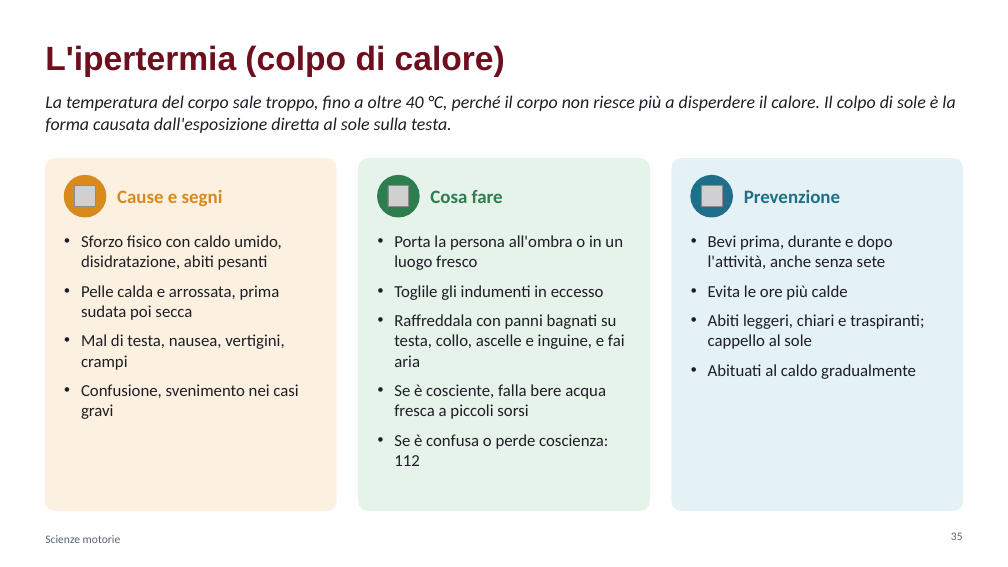
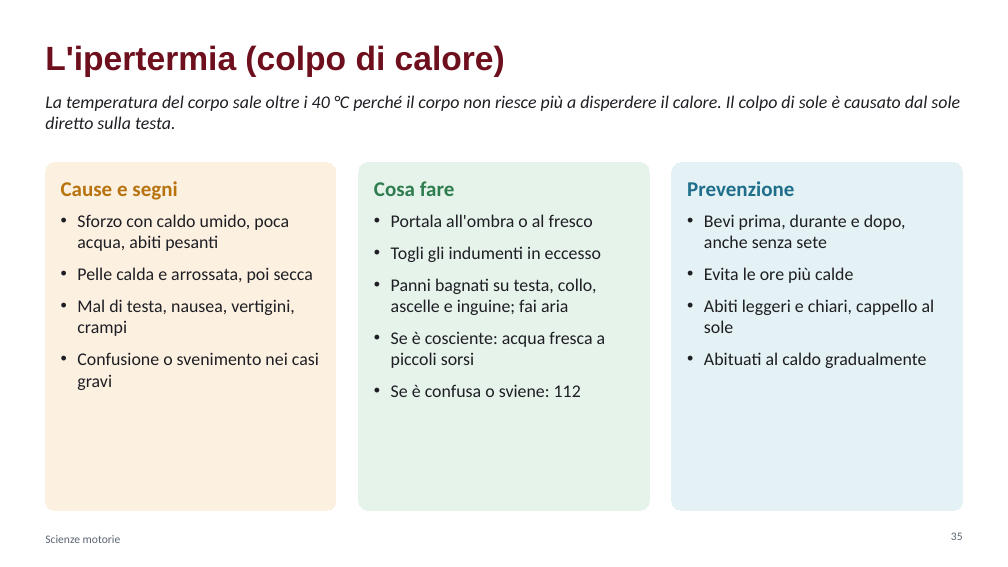
Before and after one commit to krazerrino/ginnastica, a slide deck: slide 35 of Cuore_respiro_e_primo_soccorso.pptx. Drawn at 1008x567 pixels with LibreOffice and Linux fonts; fonts in the diff are those of the drawing; grey boxes stand for pictures. Boxes give left, top, right and bottom in pixels: in the first picture for what was removed or moved away, otherwise in the second. Text is boxed around its words. In the diff, an @@ line names an element or a change of style, - is before the commit and + after.

```diff
--- a/Cuore_respiro_e_primo_soccorso.pptx
+++ b/Cuore_respiro_e_primo_soccorso.pptx
@@ text at (45, 95, 960, 129): text changed @@
-La temperatura del corpo sale troppo, fino a oltre 40 °C, perché il corpo non riesce più a disperdere il calore. Il colpo di sole è la forma causata dall'esposizione diretta al sole sulla testa.
+La temperatura del corpo sale oltre i 40 °C perché il corpo non riesce più a disperdere il calore. Il colpo di sole è causato dal sole diretto sulla testa.
@@ rounded rectangle "Cause e segni": place and size @@
-rounded rectangle "Cause e segni" at (45, 159, 336, 510)
+rounded rectangle "Cause e segni" at (45, 163, 336, 510)
@@ rounded rectangle "Cause e segni" at (45, 163, 336, 510): outline #FCF1E1 1 pt to #FCF1E1 0.75 pt @@
@@ ellipse removed at (64, 175, 106, 217) @@
@@ rounded rectangle "Cosa fare": place and size @@
-rounded rectangle "Cosa fare" at (394, 235, 625, 466)
+rounded rectangle "Cosa fare" at (358, 163, 649, 510)
@@ rounded rectangle "Cosa fare" at (358, 163, 649, 510): fill none to #E6F3EB; outline none to #E6F3EB 0.75 pt @@
@@ rounded rectangle removed at (358, 159, 649, 510) @@
@@ ellipse removed at (377, 175, 419, 217) @@
@@ rounded rectangle "Prevenzione": place and size @@
-rounded rectangle "Prevenzione" at (708, 235, 924, 379)
+rounded rectangle "Prevenzione" at (672, 163, 963, 510)
@@ rounded rectangle "Prevenzione" at (672, 163, 963, 510): fill none to #E4F1F5; outline none to #E4F1F5 0.75 pt @@
@@ rounded rectangle removed at (672, 159, 963, 510) @@
@@ ellipse removed at (691, 175, 733, 217) @@
@@ text in rounded rectangle at (61, 181, 319, 390): text added @@
+Cause e segni
+• Sforzo con caldo umido, poca acqua, abiti pesanti
+• Pelle calda e arrossata, poi secca
+• Mal di testa, nausea, vertigini, crampi
+• Confusione o svenimento nei casi gravi
@@ picture removed at (75, 186, 96, 207) @@
@@ text removed at (117, 190, 223, 206) @@
-Cause e segni
@@ text in rounded rectangle at (374, 181, 606, 397): text changed; size 16 to 17 pt @@
-• Porta la persona all'ombra o in un luogo fresco
-• Toglile gli indumenti in eccesso
-• Raffreddala con panni bagnati su testa, collo, ascelle e inguine, e fai aria
-• Se è cosciente, falla bere acqua fresca a piccoli sorsi
-• Se è confusa o perde coscienza: 112
+Cosa fare
+• Portala all'ombra o al fresco
+• Togli gli indumenti in eccesso
+• Panni bagnati su testa, collo, ascelle e inguine; fai aria
+• Se è cosciente: acqua fresca a piccoli sorsi
+• Se è confusa o sviene: 112
@@ picture removed at (388, 186, 409, 207) @@
@@ text removed at (430, 190, 503, 203) @@
-Cosa fare
@@ text in rounded rectangle at (687, 181, 906, 248): text changed; size 16 to 17 pt @@
-• Bevi prima, durante e dopo l'attività, anche senza sete
+Prevenzione
+• Bevi prima, durante e dopo, anche senza sete
@@ picture removed at (702, 186, 723, 207) @@
@@ text removed at (744, 190, 840, 203) @@
-Prevenzione
@@ text removed at (81, 235, 298, 419) @@
-• Sforzo fisico con caldo umido, disidratazione, abiti pesanti
-• Pelle calda e arrossata, prima sudata poi secca
-• Mal di testa, nausea, vertigini, crampi
-• Confusione, svenimento nei casi gravi
@@ text in rounded rectangle at (704, 267, 926, 368): size 16 to 17 pt in "Evita le ore più calde", "Abituati al caldo gradualmente"; more space between paragraphs @@
@@ text in rounded rectangle at (704, 299, 935, 333): text changed; size 16 to 17 pt @@
-• Abiti leggeri, chiari e traspiranti; cappello al sole
+• Abiti leggeri e chiari, cappello al sole
```
Also in this commit, not shown: 36 other slides changed, 1 other file.
